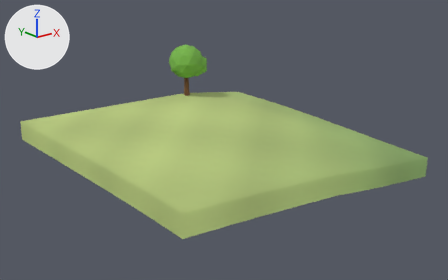
The glTF model client/public/models/chunks/2_-3.glb as it was, and as the next commit left it.
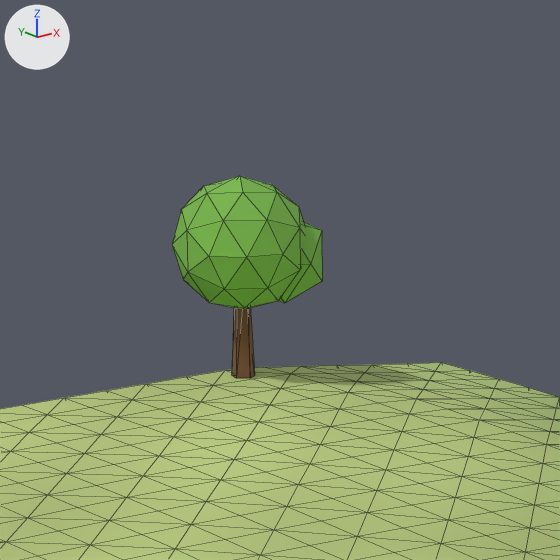
Each version appears first whole from a camera (50 mm lens) standing at (37.04, 26.58, 21.02) and looking at (75.33, 74.44, 1.88), and next in a close-up on the part from 28% to 60% of the width and 0% to 51% of the height. Every picture has the same lights, and +X, +Y and +Z are marked at upper left. The older version's two pictures come first. The close-ups show mesh edges as thin lines. Vertices at exactly the same position are counted once.

Names of what the first close-up shows: 'scenery', 'terrain'.
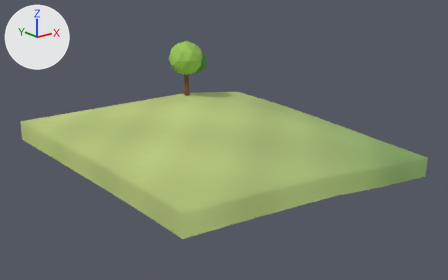
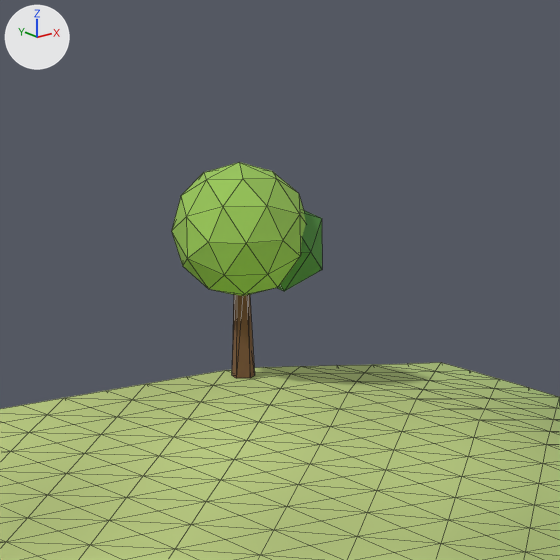
Changed parts and their boxes [x1, y1, x2, y2] in the close-ups (560 x 560 px; the box of a moved part takes in the faces that stretch with it):
'scenery', reshaped, recoloured (7% taller)
    before: [172, 176, 322, 378]
    after: [172, 162, 322, 378]
part 1 of me_scenery, moved or reshaped
    before: [172, 176, 306, 309]
    after: [172, 162, 306, 296]
part 2 of me_scenery, moved or reshaped
    before: [279, 222, 322, 303]
    after: [277, 210, 322, 291]
part 3 of me_scenery, moved or reshaped
    before: [232, 308, 255, 378]
    after: [232, 294, 255, 378]
part 4 of me_scenery, recoloured
    before: [172, 176, 322, 309]
    after: [172, 162, 322, 296]

Patch to the scene script:
```diff
--- a/client/public/models/chunks/2_-3.glb.py
+++ b/client/public/models/chunks/2_-3.glb.py
@@ me_scenery @@
 # used by ob_scenery; location = (0.0, 0.0, 0.0)
 # before: 0 (81.0, 88.78, 6.51), 2 (81.21, 88.93, 6.51), 4 (81.13, 89.18, 6.51), 6 (80.87, 89.18, 6.51), 8 (80.79, 88.93, 6.51)
 # before: 10 (81.0, 89.0, 6.51)
-me_scenery.from_pydata(...)  # 66 vertices, 120 faces; spans x 78.89..83.56, y 86.67..91.33, z 3.14..9.48
+me_scenery.from_pydata(...)  # 66 vertices, 120 faces; spans x 78.89..83.56, y 86.67..91.33, z 3.14..9.9
+# me_scenery part 1: the loose piece of 42 vertices spanning x 78.89..83.11, y 86.67..91.33, z 5.28..9.48 is moved by (0.0, 0.0, 0.42)
+# me_scenery part 2: the loose piece of 12 vertices spanning x 80.84..83.56, y 86.96..90.04, z 5.57..8.21 is moved by (0.0, 0.0, 0.37)
+# me_scenery part 3
+for i in [0, 2, 4, 6, 8, 10]: me_scenery.vertices[i].co += Vector((0.0, 0.0, 0.34))
+# me_scenery part 4: 100 faces centred in x 78.92..83.38, y 86.87..91.13, z 5.51..9.24 are repainted in the vertex colours; the middle colour goes from green #78b54c to green #98c458
 me_scenery.materials.append(mat_opaque_matte_vertex_colors)
```
